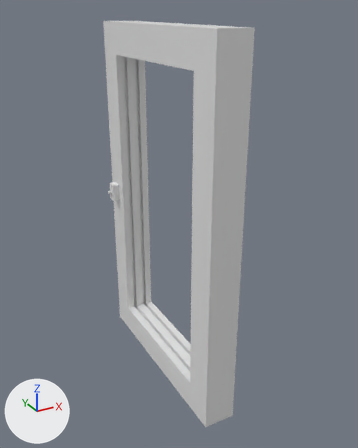
The Blender file window.blend: old version first, new version second.
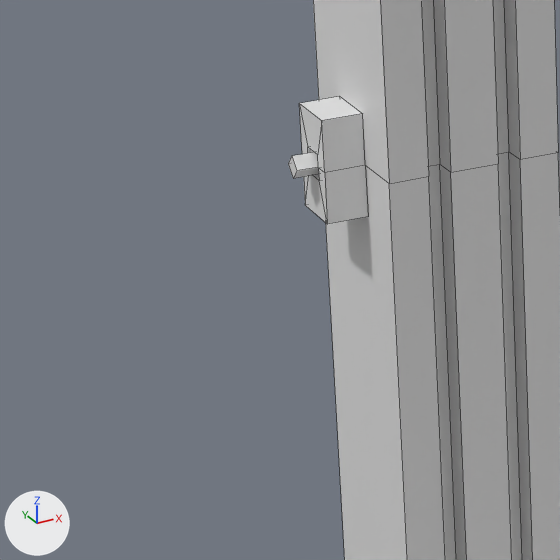
Each version is shown whole from a 50 mm camera at (-2.279, -4.417, 2.078) aimed at (0.084, -0.123, -0.07), then close up on the part from 18% to 42% of the width and 37% to 56% of the height. Lighting does not change. The marker at lower left points along +X, +Y and +Z. The close-ups show mesh edges as thin lines.
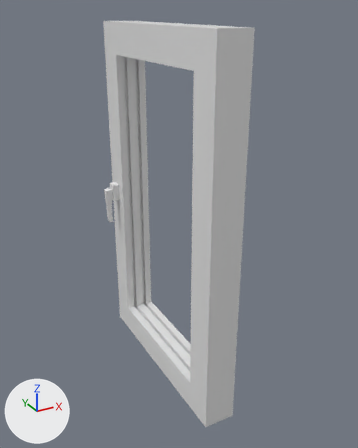
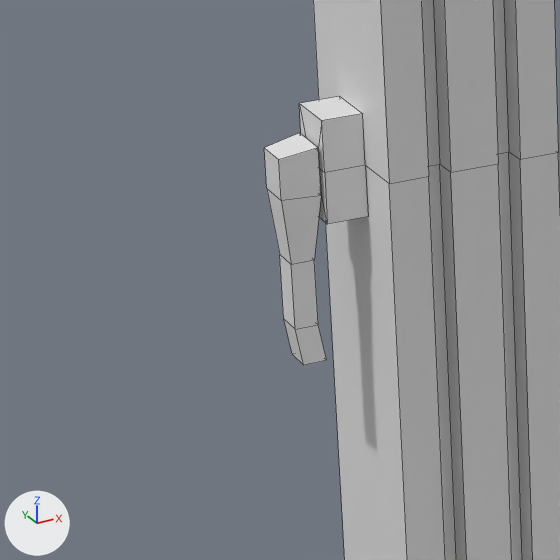
Location of each change, [x1, y1, x2, y2] in pixels of the close-ups (560 x 560 px):
'Cube', reshaped
    before: [288, 0, 560, 560]
    after: [264, 0, 560, 560]
part 1 of me_cube, built on
    before: [288, 152, 319, 178]
    after: [264, 133, 326, 365]

The change, as a diff of the scene's bpy script:
```diff
--- a/window.blend.py
+++ b/window.blend.py
@@ me_cube @@
 # used by ob_cube; location = (0.0, 0.0, 0.0)
-me_cube.from_pydata(...)  # 106 vertices, 91 faces, 6 loose edges; spans x -0.29..0.17, y -1.15..1.15, z -1.93..1.93
+me_cube.from_pydata(...)  # 134 vertices, 123 faces, 5 loose edges; spans x -0.32..0.17, y -1.15..1.15, z -1.93..1.93
+# me_cube part 1
+# 1 face is deleted
+# 4 vertices in x -0.29, y 0.96..1.01, z -0.02..0.02 move by (0.04, 0.0, 0.0)
+# 22 vertices are added at x -0.32..-0.25, y 0.94..1.03, z -0.38..0.05
+# 6 new vertices lie (0.05, 0.0, 0.0) away from vertices in x -0.31..-0.3, y 0.96..1.01, z -0.38..-0.18
+# 33 new faces join them
 me_cube.materials.append(mat_material)
```
